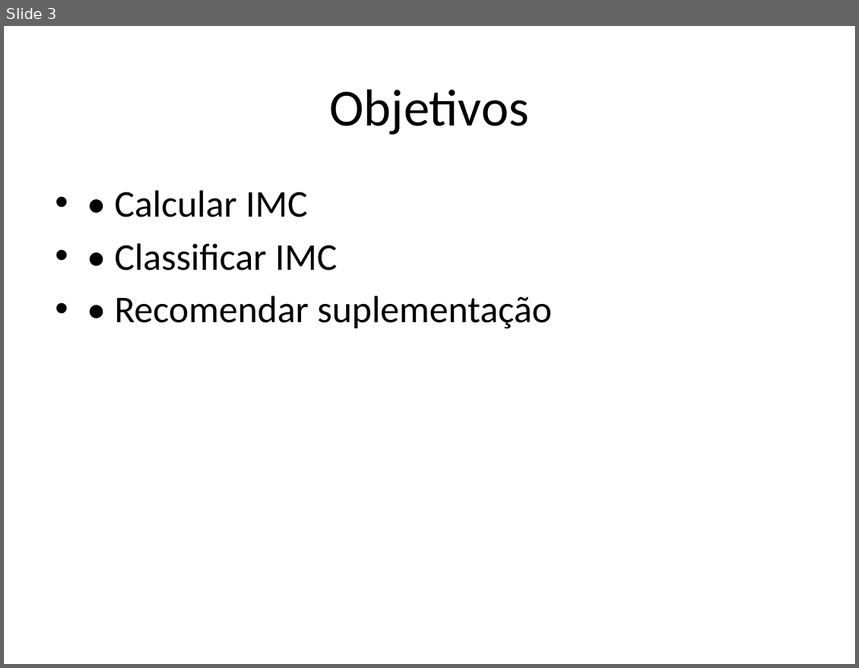
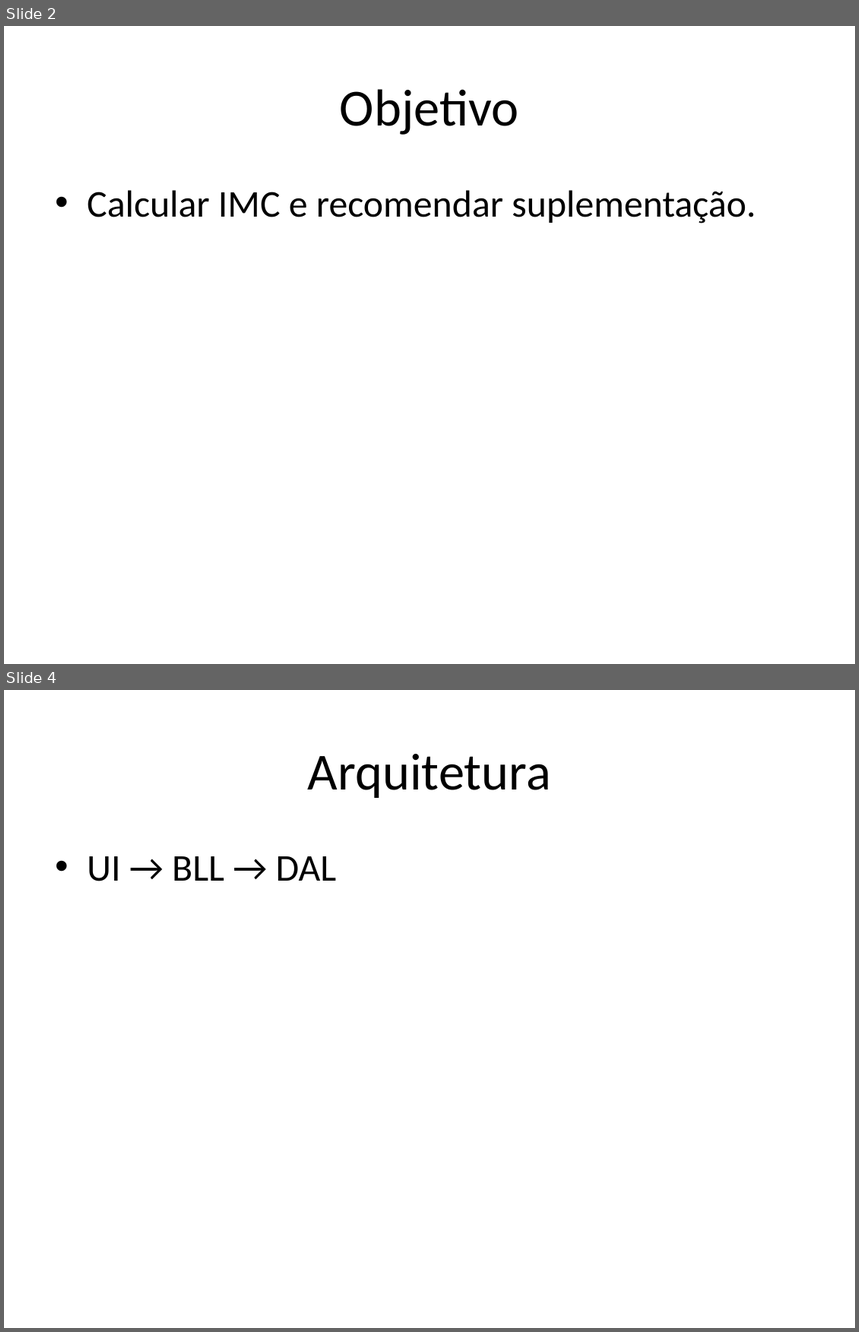
Before and after one commit to PowerTruee/projeto-ufcd-10790, a slide deck: assets/apresentacao.pptx. Shown one above the other, each under a label of ours: slide 3 before the commit, slides 2 and 4 after it; the slides between them are not shown. The pictures are 859x668 and 859x1332 pixels, drawn with LibreOffice and Linux fonts; fonts in the diff are those of the drawing. Boxes give left, top, right and bottom in pixels: in the first picture for what was removed or moved away, otherwise in the second. Text is boxed around its words. In the diff, an @@ line names an element or a change of style, - is before the commit and + after.

```diff
--- a/assets/apresentacao.pptx
+++ b/assets/apresentacao.pptx
@@ slide 4 added at [4, 690, 855, 1328], background #FFFFFF @@
@@ title added at [308, 754, 551, 798], 44 pt, text #000000 @@
+Arquitetura
@@ text added at [87, 856, 337, 882], 32 pt, text #000000 @@
+• UI → BLL → DAL
@@ what was slide 3 is now slide 2 @@
@@ slide 2 changed as well @@
@@ title at [340, 89, 519, 135]: text changed @@
-Objetivos
+Objetivo
@@ text at [87, 190, 756, 224]: text changed @@
-• • Calcular IMC
-• • Classificar IMC
-• • Recomendar suplementação
+• Calcular IMC e recomendar suplementação.
```
Also in this commit, not shown: 3 other slides changed, 3 other slides added, 5 slides removed, 1 other file.
